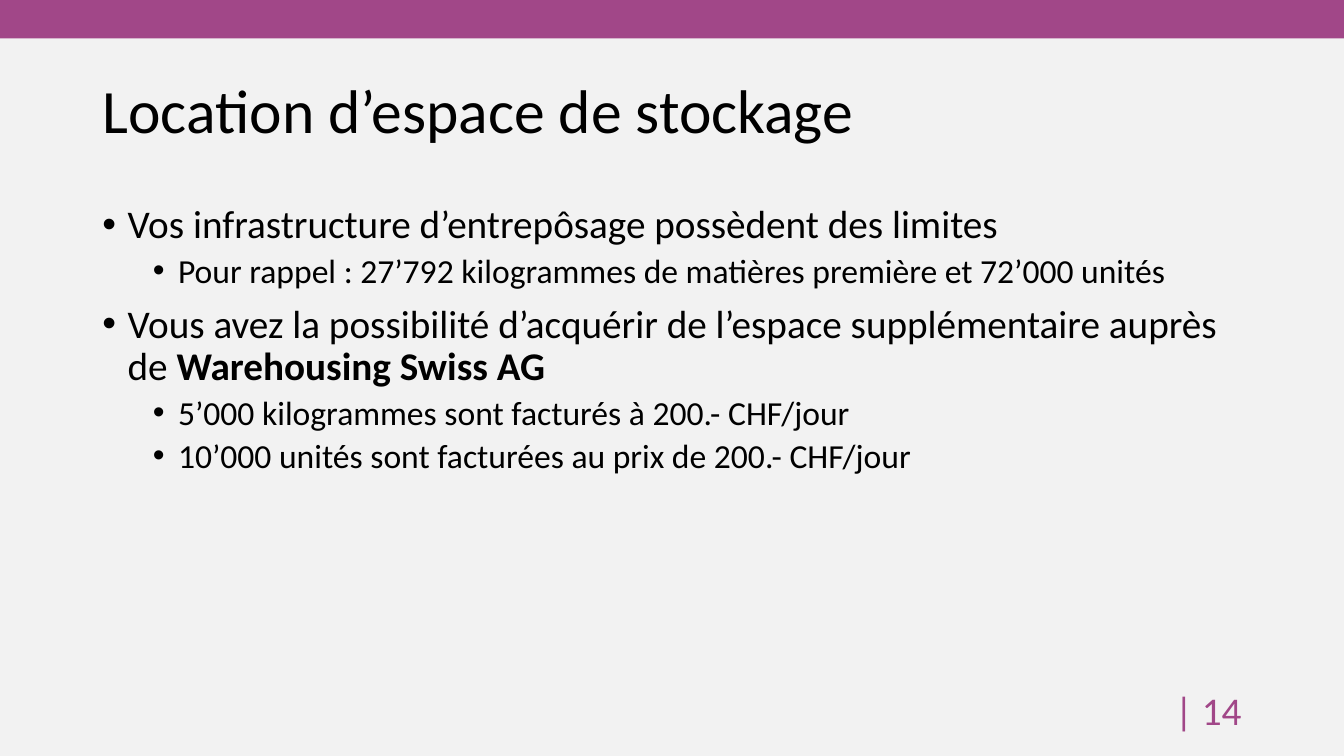
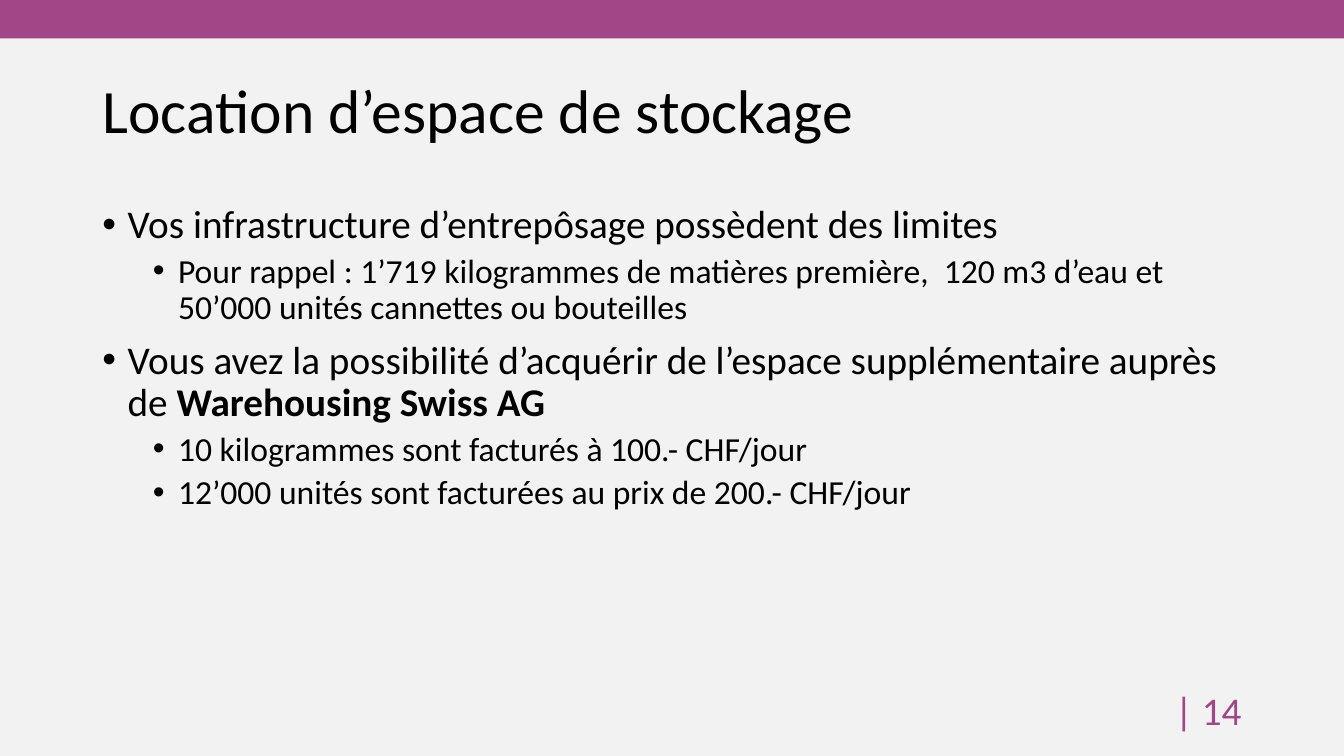
Before and after one commit to HEG-Arc/odoosim, a slide deck: slide 15 of Livrables/Brewery and Co.pptx. Drawn at 1344x756 pixels with LibreOffice and Linux fonts; fonts in the diff are those of the drawing; background and template pictures are left out. Boxes give left, top, right and bottom in pixels: in the first picture for what was removed or moved away, otherwise in the second. Text is boxed around its words. In the diff, an @@ line names an element or a change of style, - is before the commit and + after.

```diff
--- a/Livrables/Brewery and Co.pptx
+++ b/Livrables/Brewery and Co.pptx
@@ text at [178, 259, 1164, 320]: text changed @@
-  • Pour rappel : 27’792 kilogrammes de matières première et 72’000 unités
+  • Pour rappel : 1’719 kilogrammes de matières première, 120 m3 d’eau et 50’000 unités cannettes ou bouteilles
@@ text at [178, 437, 911, 510]: text changed @@
-  • 5’000 kilogrammes sont facturés à 200.- CHF/jour
-  • 10’000 unités sont facturées au prix de 200.- CHF/jour
+  • 10 kilogrammes sont facturés à 100.- CHF/jour
+  • 12’000 unités sont facturées au prix de 200.- CHF/jour
```
Also in this commit, not shown: 4 other slides changed, 12 other files.
